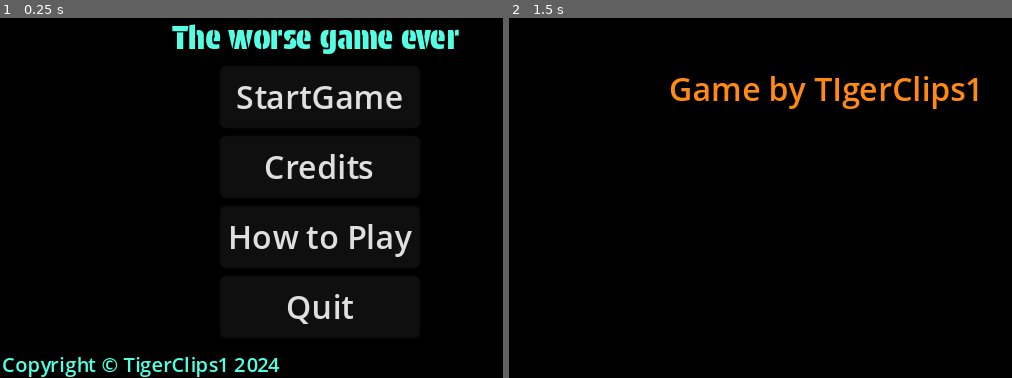
Above: before the commit, frames 1-2 (left to right).
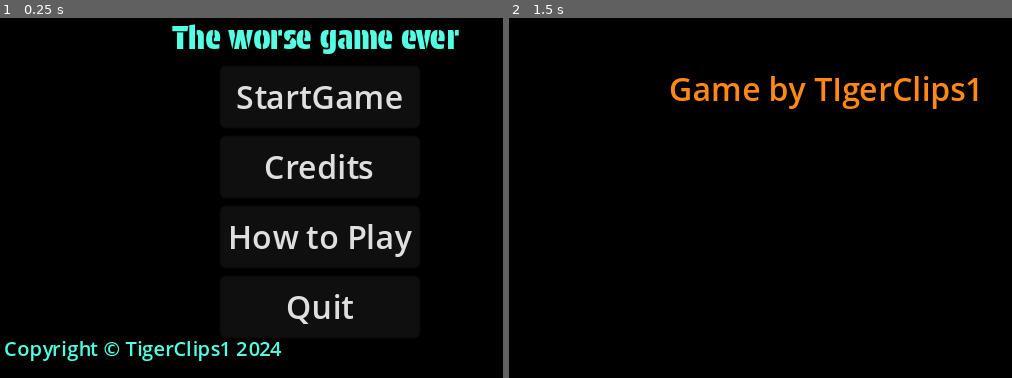
Above: after the commit, the same moments.

Repository: TigerClips1/The_Worse_game_ever
Game: Godot game, scene res://Sceans/main_menu.tscn
The game is run twice, just before and just after one commit, with the same random seed, the same clock (stepped at 60 frames per second) and the same inputs.
Inputs:
- Up to frame 1 (0.25 s): no input
- Up to frame 2 (1.5 s): click "Credits" at 0.5 s; tap Enter (Enter) at 1.25, 1.35 s; hold Right (Right_arrow) from 1.28 s (still down)

The runs differ from the first frame. In frame 1, 2.1% of the frame differs, in the area x 0-56%, y 89-100%; in frame 2, nothing differs.

Commit message:
Tiny update

Diff:
--- /dev/null
+++ b/SRC/AudioStreamPlayer.gd
@@ -0,0 +1,5 @@
+extends AudioStreamPlayer
+@onready var audio_stream_player = $"."
+
+func _ready():
+	audio_stream_player.play()
--- a/SRC/credits.gd
+++ b/SRC/credits.gd
@@ -1,5 +1,7 @@
 extends Label
 @export var next_level : PackedScene
+@onready var credits = $Credits
+
 # Called when the node enters the scene tree for the first time.
 func _ready():
 	RenderingServer.set_default_clear_color(Color.BLACK)
--- a/SRC/credits_4.gd
+++ b/SRC/credits_4.gd
@@ -1,5 +1,6 @@
 extends Label
 @export var next_level : PackedScene
+
 # Called when the node enters the scene tree for the first time.
 func _ready():
 	RenderingServer.set_default_clear_color(Color.BLACK)
--- /dev/null
+++ b/SRC/credits_music.gd
@@ -0,0 +1,9 @@
+extends AudioStreamPlayer
+
+@onready var credits = $"."
+
+func _ready():
+	_playing()
+func _playing():
+	if credits.playing:
+		credits.play()
--- a/Sceans/credits.tscn
+++ b/Sceans/credits.tscn
@@ -1,7 +1,8 @@
-[gd_scene load_steps=4 format=3 uid="uid://8d4hn0mlalh1"]
+[gd_scene load_steps=5 format=3 uid="uid://8d4hn0mlalh1"]
 
 [ext_resource type="Script" path="res://SRC/credits.gd" id="1_wq1hx"]
 [ext_resource type="PackedScene" uid="uid://cptf4radw1712" path="res://Sceans/credits_2.tscn" id="2_6gcbn"]
+[ext_resource type="PackedScene" uid="uid://dfbvhbgdegwt0" path="res://Sceans/credits_music.tscn" id="3_abdth"]
 
 [sub_resource type="LabelSettings" id="LabelSettings_3drdq"]
 font_color = Color(1, 0.537255, 0.0745098, 1)
@@ -18,3 +19,5 @@
 vertical_alignment = 1
 script = ExtResource("1_wq1hx")
 next_level = ExtResource("2_6gcbn")
+
+[node name="Credits" parent="." instance=ExtResource("3_abdth")]
--- a/Sceans/credits_2.tscn
+++ b/Sceans/credits_2.tscn
@@ -1,7 +1,9 @@
-[gd_scene load_steps=5 format=3 uid="uid://cptf4radw1712"]
+[gd_scene load_steps=7 format=3 uid="uid://cptf4radw1712"]
 
 [ext_resource type="Script" path="res://SRC/credits_2.gd" id="1_n4vib"]
 [ext_resource type="PackedScene" uid="uid://bmwbdjj8jlopk" path="res://Sceans/credits_3.tscn" id="2_iryhv"]
+[ext_resource type="AudioStream" uid="uid://tget3qsy4xra" path="res://ASSETS/Audio/bgm/ekwlrfdjghejogfewrhe.ogg" id="3_pyqqg"]
+[ext_resource type="Script" path="res://SRC/AudioStreamPlayer.gd" id="4_yaius"]
 
 [sub_resource type="SystemFont" id="SystemFont_lyhyb"]
 font_names = PackedStringArray("Khmer OS")
@@ -25,3 +27,7 @@
 vertical_alignment = 1
 script = ExtResource("1_n4vib")
 next_level = ExtResource("2_iryhv")
+
+[node name="AudioStreamPlayer" type="AudioStreamPlayer" parent="."]
+stream = ExtResource("3_pyqqg")
+script = ExtResource("4_yaius")
--- a/Sceans/credits_3.tscn
+++ b/Sceans/credits_3.tscn
@@ -1,7 +1,9 @@
-[gd_scene load_steps=5 format=3 uid="uid://bmwbdjj8jlopk"]
+[gd_scene load_steps=7 format=3 uid="uid://bmwbdjj8jlopk"]
 
 [ext_resource type="Script" path="res://SRC/credits_3.gd" id="1_3qaox"]
 [ext_resource type="PackedScene" uid="uid://b8onedwv1xdss" path="res://Sceans/credits_4.tscn" id="2_sw5t4"]
+[ext_resource type="AudioStream" uid="uid://tget3qsy4xra" path="res://ASSETS/Audio/bgm/ekwlrfdjghejogfewrhe.ogg" id="3_i2pjr"]
+[ext_resource type="Script" path="res://SRC/AudioStreamPlayer.gd" id="4_mfnhd"]
 
 [sub_resource type="SystemFont" id="SystemFont_bux5l"]
 font_names = PackedStringArray("DejaVu Sans Mono")
@@ -23,3 +25,7 @@
 vertical_alignment = 1
 script = ExtResource("1_3qaox")
 next_level = ExtResource("2_sw5t4")
+
+[node name="AudioStreamPlayer" type="AudioStreamPlayer" parent="."]
+stream = ExtResource("3_i2pjr")
+script = ExtResource("4_mfnhd")
--- a/Sceans/credits_4.tscn
+++ b/Sceans/credits_4.tscn
@@ -1,7 +1,9 @@
-[gd_scene load_steps=5 format=3 uid="uid://b8onedwv1xdss"]
+[gd_scene load_steps=7 format=3 uid="uid://b8onedwv1xdss"]
 
 [ext_resource type="Script" path="res://SRC/credits_4.gd" id="1_8hslg"]
 [ext_resource type="PackedScene" uid="uid://cxiqehgl0pi16" path="res://Sceans/specal_thanks.tscn" id="2_jq6nj"]
+[ext_resource type="AudioStream" uid="uid://tget3qsy4xra" path="res://ASSETS/Audio/bgm/ekwlrfdjghejogfewrhe.ogg" id="3_rkc21"]
+[ext_resource type="Script" path="res://SRC/AudioStreamPlayer.gd" id="4_6fl2c"]
 
 [sub_resource type="SystemFont" id="SystemFont_ri4hx"]
 font_names = PackedStringArray("FreeMono")
@@ -21,3 +23,7 @@
 vertical_alignment = 1
 script = ExtResource("1_8hslg")
 next_level = ExtResource("2_jq6nj")
+
+[node name="AudioStreamPlayer" type="AudioStreamPlayer" parent="."]
+stream = ExtResource("3_rkc21")
+script = ExtResource("4_6fl2c")
--- /dev/null
+++ b/Sceans/credits_music.tscn
@@ -0,0 +1,8 @@
+[gd_scene load_steps=3 format=3 uid="uid://dfbvhbgdegwt0"]
+
+[ext_resource type="AudioStream" uid="uid://tget3qsy4xra" path="res://ASSETS/Audio/bgm/ekwlrfdjghejogfewrhe.ogg" id="1_yxek7"]
+[ext_resource type="Script" path="res://SRC/credits_music.gd" id="2_vqrqj"]
+
+[node name="Credits" type="AudioStreamPlayer"]
+stream = ExtResource("1_yxek7")
+script = ExtResource("2_vqrqj")
--- a/Sceans/main_menu.tscn
+++ b/Sceans/main_menu.tscn
@@ -44,10 +44,10 @@
 
 [node name="Label" type="Label" parent="VBoxContainer/Main menu"]
 layout_mode = 0
-offset_left = -109.0
-offset_top = 146.0
-offset_right = 114.0
-offset_bottom = 169.0
+offset_left = -108.0
+offset_top = 138.0
+offset_right = 115.0
+offset_bottom = 161.0
 text = "Copyright © TigerClips1 2024"
 label_settings = SubResource("LabelSettings_k2j3u")
 
--- a/Sceans/specal_thanks.tscn
+++ b/Sceans/specal_thanks.tscn
@@ -1,7 +1,9 @@
-[gd_scene load_steps=3 format=3 uid="uid://cxiqehgl0pi16"]
+[gd_scene load_steps=5 format=3 uid="uid://cxiqehgl0pi16"]
 
 [ext_resource type="Script" path="res://SRC/specal_thanks.gd" id="1_1lxiv"]
 [ext_resource type="PackedScene" uid="uid://0dytv66g2inu" path="res://Sceans/thanks_for_playing.tscn" id="2_u4wgt"]
+[ext_resource type="AudioStream" uid="uid://tget3qsy4xra" path="res://ASSETS/Audio/bgm/ekwlrfdjghejogfewrhe.ogg" id="3_1ncrw"]
+[ext_resource type="Script" path="res://SRC/AudioStreamPlayer.gd" id="4_ljcaw"]
 
 [node name="Specal Thanks" type="Control"]
 layout_mode = 3
@@ -43,3 +45,7 @@
 and all other youtuber"
 horizontal_alignment = 1
 vertical_alignment = 1
+
+[node name="AudioStreamPlayer" type="AudioStreamPlayer" parent="."]
+stream = ExtResource("3_1ncrw")
+script = ExtResource("4_ljcaw")
--- a/Sceans/thanks_for_playing.tscn
+++ b/Sceans/thanks_for_playing.tscn
@@ -1,6 +1,8 @@
-[gd_scene load_steps=2 format=3 uid="uid://0dytv66g2inu"]
+[gd_scene load_steps=4 format=3 uid="uid://0dytv66g2inu"]
 
 [ext_resource type="Script" path="res://SRC/thanks_for_playing.gd" id="1_upgwn"]
+[ext_resource type="AudioStream" uid="uid://tget3qsy4xra" path="res://ASSETS/Audio/bgm/ekwlrfdjghejogfewrhe.ogg" id="2_p6ukh"]
+[ext_resource type="Script" path="res://SRC/AudioStreamPlayer.gd" id="3_dy75v"]
 
 [node name="Thanks for playing" type="Control"]
 layout_mode = 3
@@ -26,3 +28,7 @@
 God bless "
 horizontal_alignment = 1
 vertical_alignment = 1
+
+[node name="AudioStreamPlayer" type="AudioStreamPlayer" parent="."]
+stream = ExtResource("2_p6ukh")
+script = ExtResource("3_dy75v")
Not shown, added: ASSETS/Audio/bgm/ekwlrfdjghejogfewrhe.ogg.import
Not shown, changed: export_presets.cfg
Not shown, added: ASSETS/Audio/bgm/ekwlrfdjghejogfewrhe.ogg
Not shown, added: ASSETS/Audio/efx/.KEEP
Not shown, changed: TODO
